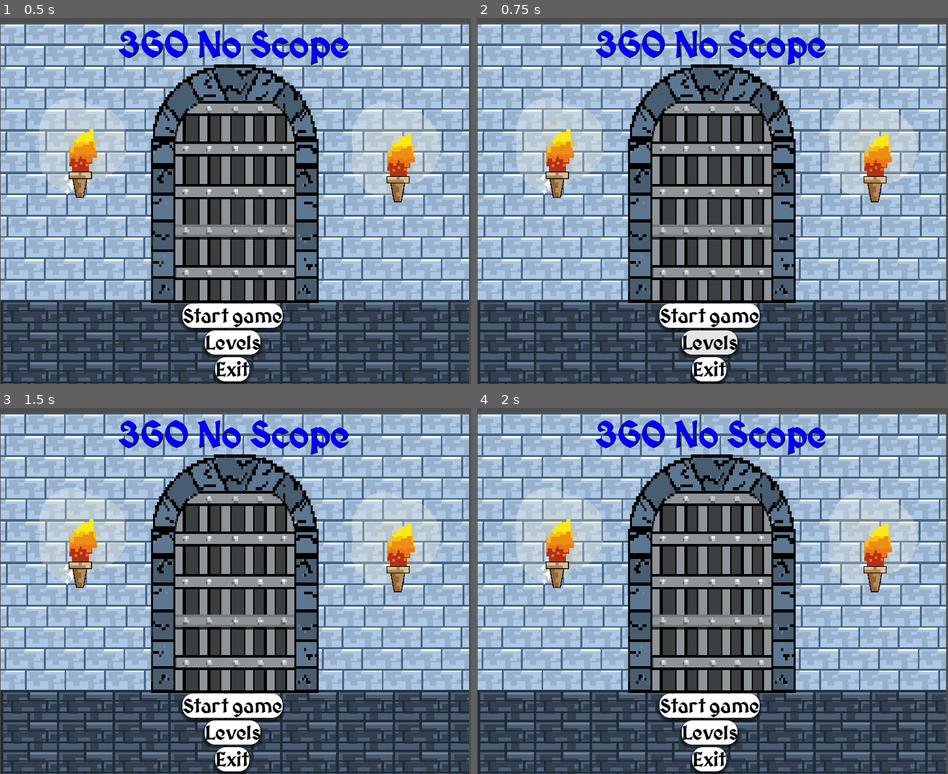
Above: before the commit, frames 1-4 (two rows, left to right).
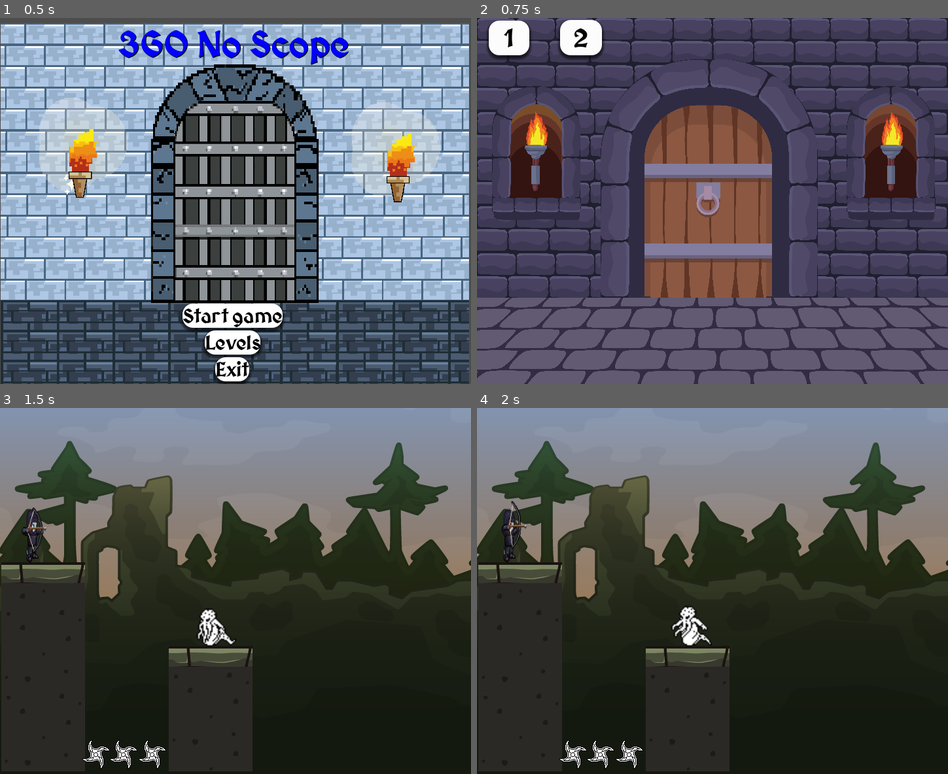
Above: after the commit, the same moments.

Repository: Vysubs28/360-No-Scope
Game: Godot game, scene res://Menu/main_menu.tscn
The game is run twice, just before and just after one commit, with the same random seed, the same clock (stepped at 60 frames per second) and the same inputs. The project has no main scene, so this scene is started directly.
Inputs (mouse positions are in pixels of both pictures, inside the frame that each line leads up to):
- Up to frame 1 (0.5 s): no input
- Up to frame 2 (0.75 s): click "Levels" at 0.5 s
- Up to frame 3 (1.5 s): click (32, 426) at 1.25 s, where only the run after the commit has a clickable "1"
- Up to frame 4 (2 s): no input

Frame 1 is identical in both runs. In frame 2, 90% of the frame differs, in the area x 0-100%, y 0-100%; in frame 3, 97%; in frame 4, 97%.

Commit message:
LevlMenu

Diff:
--- /dev/null
+++ b/LevelMenu/LevelMenu.gd
@@ -0,0 +1,19 @@
+extends Control
+
+
+# Called when the node enters the scene tree for the first time.
+func _ready():
+	pass # Replace with function body.
+
+
+# Called every frame. 'delta' is the elapsed time since the previous frame.
+func _process(delta):
+	pass
+
+
+func _on_level_1_pressed():
+	get_tree().change_scene_to_file("res://Level/world.tscn")
+
+
+func _on_level_2_pressed():
+	get_tree().change_scene_to_file("res://Level/world.tscn")
--- /dev/null
+++ b/LevelMenu/LevelMenu.tscn
@@ -0,0 +1,110 @@
+[gd_scene load_steps=12 format=3 uid="uid://cc57xa14jrge6"]
+
+[ext_resource type="Script" path="res://LevelMenu/LevelMenu.gd" id="1_2w2p7"]
+[ext_resource type="FontFile" uid="uid://bf3ftd102gqik" path="res://Menu/MedievalSharp-Bold.ttf" id="1_a5ylg"]
+[ext_resource type="Texture2D" uid="uid://cnvb2fs42ujhx" path="res://LevelMenu/LevelPic.jpg" id="1_qnpm2"]
+
+[sub_resource type="StyleBoxTexture" id="StyleBoxTexture_3qpow"]
+texture = ExtResource("1_qnpm2")
+
+[sub_resource type="StyleBoxFlat" id="StyleBoxFlat_vp8qu"]
+bg_color = Color(0.988235, 0.988235, 0.988235, 1)
+corner_radius_top_left = 16
+corner_radius_top_right = 16
+corner_radius_bottom_right = 16
+corner_radius_bottom_left = 16
+shadow_size = 5
+shadow_offset = Vector2(2.08165e-12, 3.41)
+
+[sub_resource type="StyleBoxFlat" id="StyleBoxFlat_fispc"]
+bg_color = Color(0.752941, 0.752941, 0.752941, 1)
+corner_radius_top_left = 16
+corner_radius_top_right = 16
+corner_radius_bottom_right = 16
+corner_radius_bottom_left = 16
+
+[sub_resource type="StyleBoxFlat" id="StyleBoxFlat_nvejr"]
+bg_color = Color(0.74902, 0.74902, 0.74902, 1)
+corner_radius_top_left = 16
+corner_radius_top_right = 16
+corner_radius_bottom_right = 16
+corner_radius_bottom_left = 16
+
+[sub_resource type="StyleBoxEmpty" id="StyleBoxEmpty_krb88"]
+
+[sub_resource type="StyleBoxFlat" id="StyleBoxFlat_vo0jd"]
+bg_color = Color(0.745098, 0.745098, 0.745098, 1)
+corner_radius_top_left = 16
+corner_radius_top_right = 16
+corner_radius_bottom_right = 16
+corner_radius_bottom_left = 16
+
+[sub_resource type="StyleBoxFlat" id="StyleBoxFlat_nwt8v"]
+bg_color = Color(0.764706, 0.764706, 0.764706, 1)
+corner_radius_top_left = 16
+corner_radius_top_right = 16
+corner_radius_bottom_right = 16
+corner_radius_bottom_left = 16
+
+[sub_resource type="StyleBoxEmpty" id="StyleBoxEmpty_eu0yv"]
+
+[node name="LevelMenu" type="Control"]
+layout_mode = 3
+anchors_preset = 15
+anchor_right = 1.0
+anchor_bottom = 1.0
+grow_horizontal = 2
+grow_vertical = 2
+script = ExtResource("1_2w2p7")
+
+[node name="Panel" type="Panel" parent="."]
+layout_mode = 1
+anchors_preset = 15
+anchor_right = 1.0
+anchor_bottom = 1.0
+grow_horizontal = 2
+grow_vertical = 2
+theme_override_styles/panel = SubResource("StyleBoxTexture_3qpow")
+
+[node name="Level1" type="Button" parent="."]
+layout_mode = 2
+offset_left = 18.0
+offset_top = 4.0
+offset_right = 80.0
+offset_bottom = 57.0
+grow_horizontal = 2
+grow_vertical = 2
+theme_override_colors/font_color = Color(0, 0, 0, 1)
+theme_override_colors/font_pressed_color = Color(0, 0, 0, 1)
+theme_override_colors/font_hover_color = Color(0, 0, 0, 1)
+theme_override_colors/font_focus_color = Color(0, 0, 0, 1)
+theme_override_fonts/font = ExtResource("1_a5ylg")
+theme_override_font_sizes/font_size = 39
+theme_override_styles/normal = SubResource("StyleBoxFlat_vp8qu")
+theme_override_styles/hover = SubResource("StyleBoxFlat_fispc")
+theme_override_styles/pressed = SubResource("StyleBoxFlat_nvejr")
+theme_override_styles/focus = SubResource("StyleBoxEmpty_krb88")
+text = "1"
+
+[node name="Level2" type="Button" parent="."]
+layout_mode = 2
+offset_left = 127.0
+offset_top = 3.0
+offset_right = 191.0
+offset_bottom = 57.0
+grow_horizontal = 2
+grow_vertical = 2
+theme_override_colors/font_color = Color(0.0156863, 0.0156863, 0.0156863, 1)
+theme_override_colors/font_pressed_color = Color(0, 0, 0, 1)
+theme_override_colors/font_hover_color = Color(0, 0, 0, 1)
+theme_override_colors/font_focus_color = Color(0, 0, 0, 1)
+theme_override_fonts/font = ExtResource("1_a5ylg")
+theme_override_font_sizes/font_size = 39
+theme_override_styles/normal = SubResource("StyleBoxFlat_vp8qu")
+theme_override_styles/hover = SubResource("StyleBoxFlat_vo0jd")
+theme_override_styles/pressed = SubResource("StyleBoxFlat_nwt8v")
+theme_override_styles/focus = SubResource("StyleBoxEmpty_eu0yv")
+text = "2"
+
+[connection signal="pressed" from="Level1" to="." method="_on_level_1_pressed"]
+[connection signal="pressed" from="Level2" to="." method="_on_level_2_pressed"]
--- a/Menu/main_menu.gd
+++ b/Menu/main_menu.gd
@@ -15,7 +15,7 @@
 
 
 func _on_levels_pressed():
-	print("pressed")
+	get_tree().change_scene_to_file("res://LevelMenu/LevelMenu.tscn")
 
 
 func _on_exit_pressed():
--- /dev/null
+++ b/level_menu.tscn
@@ -0,0 +1,3 @@
+[gd_scene format=3 uid="uid://cfki264e3u5ob"]
+
+[node name="LevelMenu" type="Node2D"]
Binary file added: LevelMenu/LevelPic.jpg
Not shown, added: LevelMenu/LevelPic.jpg.import
